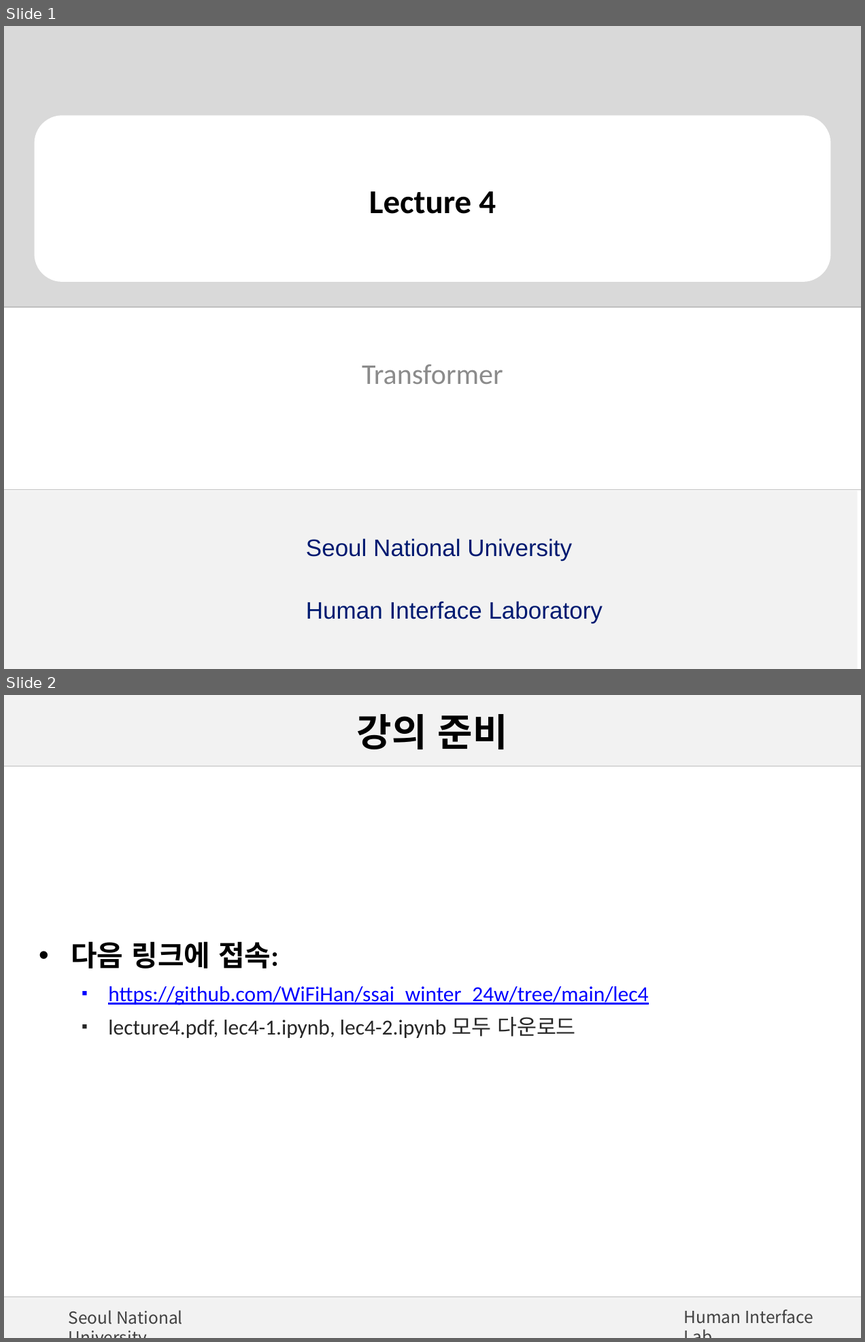
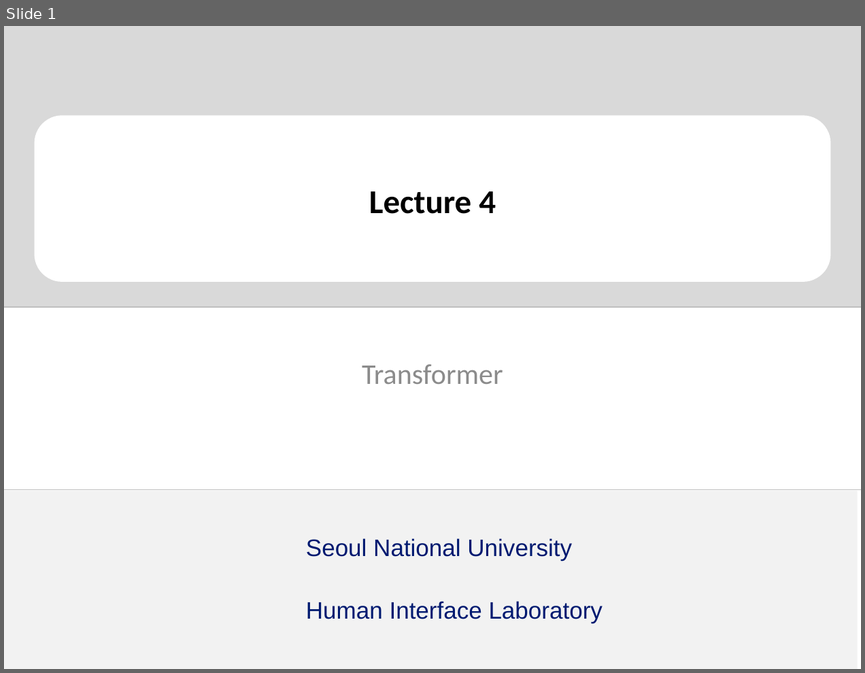
Before and after one commit to WiFiHan/ssai_winter_24w, a slide deck: lec4/lab4.pptx. Shown one above the other, each under a label of ours: slides 1 and 2 before the commit, slide 1 after it. The pictures are 865x1342 and 865x673 pixels, drawn with LibreOffice and Linux fonts; fonts in the diff are those of the drawing; background and template pictures are left out. Boxes give left, top, right and bottom in pixels: in the first picture for what was removed or moved away, otherwise in the second. Text is boxed around its words. In the diff, an @@ line names an element or a change of style, - is before the commit and + after.

```diff
--- a/lec4/lab4.pptx
+++ b/lec4/lab4.pptx
@@ slide 2 removed at (4, 695, 861, 1338), background #FFFFFF @@
@@ rectangle removed at (4, 695, 861, 767) @@
@@ title removed at (357, 714, 508, 749) @@
-강의 준비
@@ line removed from (4, 766) to (861, 766) @@
@@ text removed at (71, 941, 648, 1038) @@
-• 다음 링크에 접속:
-  ▪ https://github.com/WiFiHan/ssai_winter_24w/tree/main/lec4
-  ▪ lecture4.pdf, lec4-1.ipynb, lec4-2.ipynb 모두 다운로드
@@ rectangle removed at (4, 1297, 861, 1338) @@
@@ line removed from (4, 1297) to (861, 1297) @@
@@ text removed at (69, 1310, 183, 1324) @@
-Seoul National University
@@ text removed at (683, 1309, 813, 1323) @@
-Human Interface Lab.
```
Also in this commit, not shown: 1 other file.
